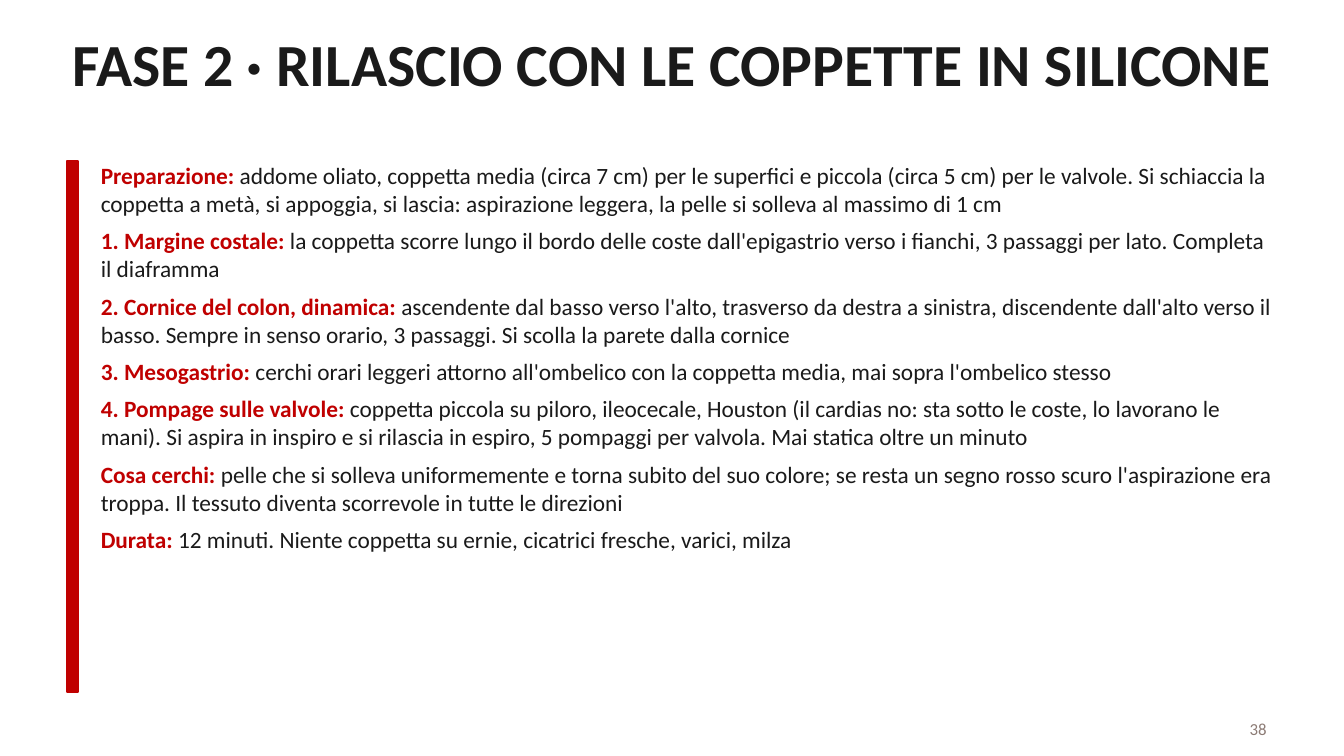
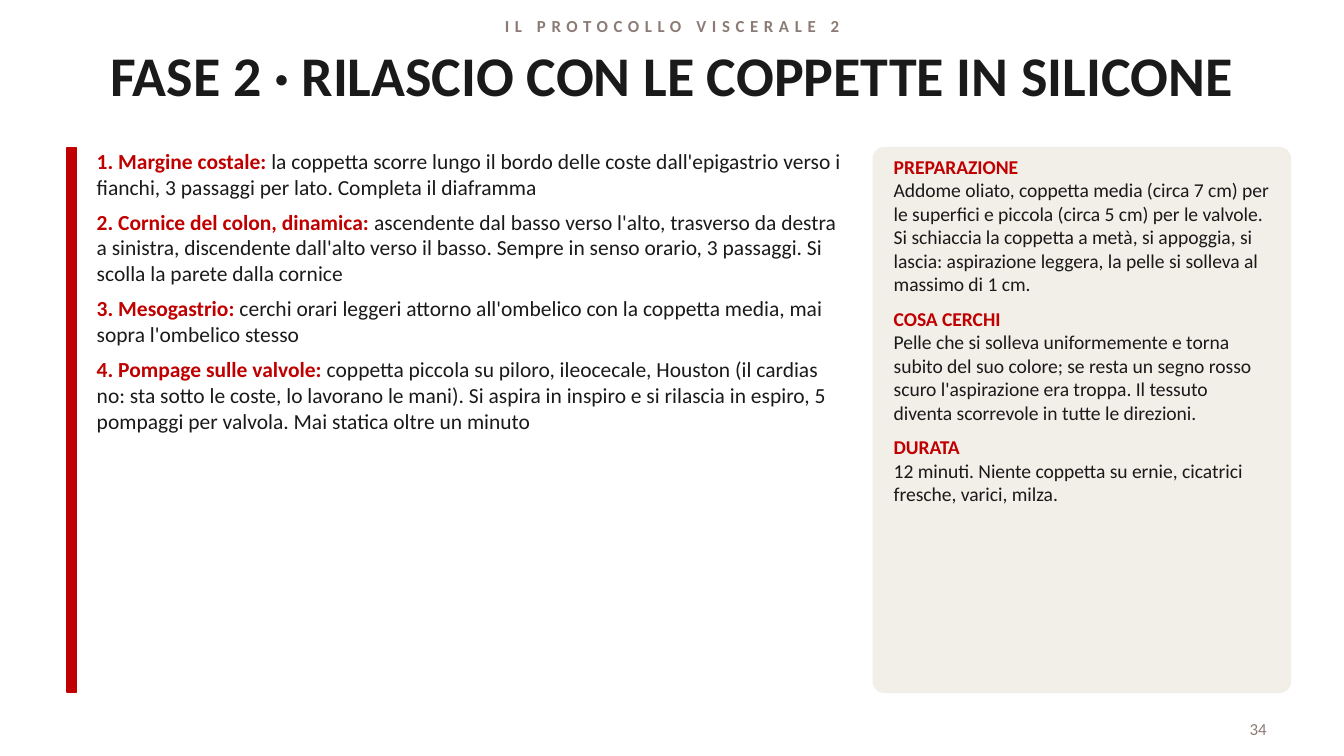
Before and after one commit to davidemcb/kinesiologia-studio, a slide deck: slide 34 of formazione/dispense/viscerale-2-livello.pptx (slide 38 before the commit). Drawn at 1344x756 pixels with LibreOffice and Linux fonts; fonts in the diff are those of the drawing. Boxes give left, top, right and bottom in pixels: in the first picture for what was removed or moved away, otherwise in the second. Text is boxed around its words. In the diff, an @@ line names an element or a change of style, - is before the commit and + after.

```diff
--- a/formazione/dispense/viscerale-2-livello.pptx
+++ b/formazione/dispense/viscerale-2-livello.pptx
@@ text added at (x1=505, y1=21, x2=840, y2=32), 9 pt, text #8C7B75, bold @@
+IL PROTOCOLLO VISCERALE 2
@@ title "FASE 2 · RILASCIO CON ..." moved from (x1=72, y1=47, x2=1270, y2=87) to (x1=110, y1=59, x2=1232, y2=97) @@
@@ title "FASE 2 · RILASCIO CON ..." at (x1=110, y1=59, x2=1232, y2=97): size 32 to 30 pt @@
@@ rectangle resized from (x1=67, y1=161, x2=78, y2=692) to (x1=67, y1=148, x2=77, y2=692) @@
@@ text "1. Margine costale: la coppetta ..." moved from (x1=101, y1=167, x2=1271, y2=552) to (x1=97, y1=154, x2=840, y2=433) @@
@@ text "1. Margine costale: la coppetta ..." at (x1=97, y1=154, x2=840, y2=433): size 12.5 to 11.5 pt @@
@@ rounded rectangle added at (x1=874, y1=148, x2=1290, y2=692), fill #F2EEE8, outline #F2EEE8 1 pt @@
@@ text at (x1=101, y1=167, x2=1266, y2=216): paragraph removed @@
-• Preparazione: addome oliato, coppetta media (circa 7 cm) per le superfici e piccola (circa 5 cm) per le valvole. Si schiaccia la coppetta a metà, si appoggia, si lascia: aspirazione leggera, la pelle si solleva al massimo di 1 cm
@@ text added at (x1=894, y1=161, x2=1269, y2=504), 10.5 pt, text #1A1A1A @@
+PREPARAZIONE
+Addome oliato, coppetta media (circa 7 cm) per le superfici e piccola (circa 5 cm) per le valvole. Si schiaccia la coppetta a metà, si appoggia, si lascia: aspirazione leggera, la pelle si solleva al massimo di 1 cm.
+COSA CERCHI
+Pelle che si solleva uniformemente e torna subito del suo colore; se resta un segno rosso scuro l'aspirazione era troppa. Il tessuto diventa scorrevole in tutte le direzioni.
+DURATA
+12 minuti. Niente coppetta su ernie, cicatrici fresche, varici, milza.
@@ text at (x1=101, y1=466, x2=1271, y2=552): paragraphs removed @@
-• Cosa cerchi: pelle che si solleva uniformemente e torna subito del suo colore; se resta un segno rosso scuro l'aspirazione era troppa. Il tessuto diventa scorrevole in tutte le direzioni
-• Durata: 12 minuti. Niente coppetta su ernie, cicatrici fresche, varici, milza
@@ page number at (x1=1250, y1=724, x2=1267, y2=735): text changed @@
-38
+34
```
Also in this commit, not shown: 36 other slides changed, 1 slide added, 5 slides removed.
